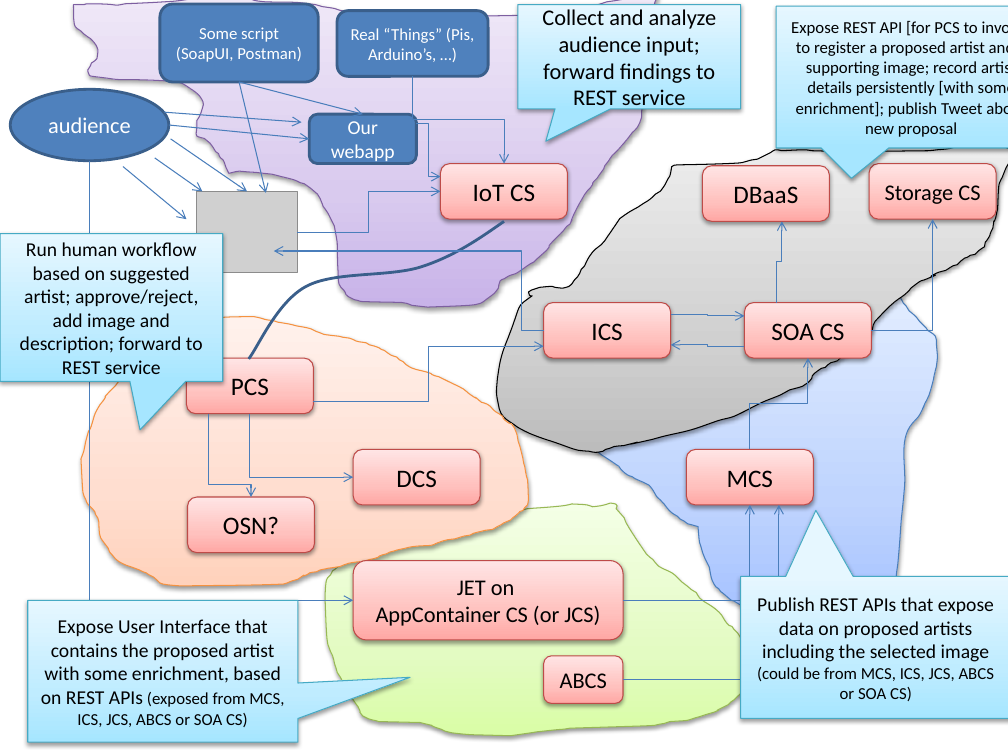
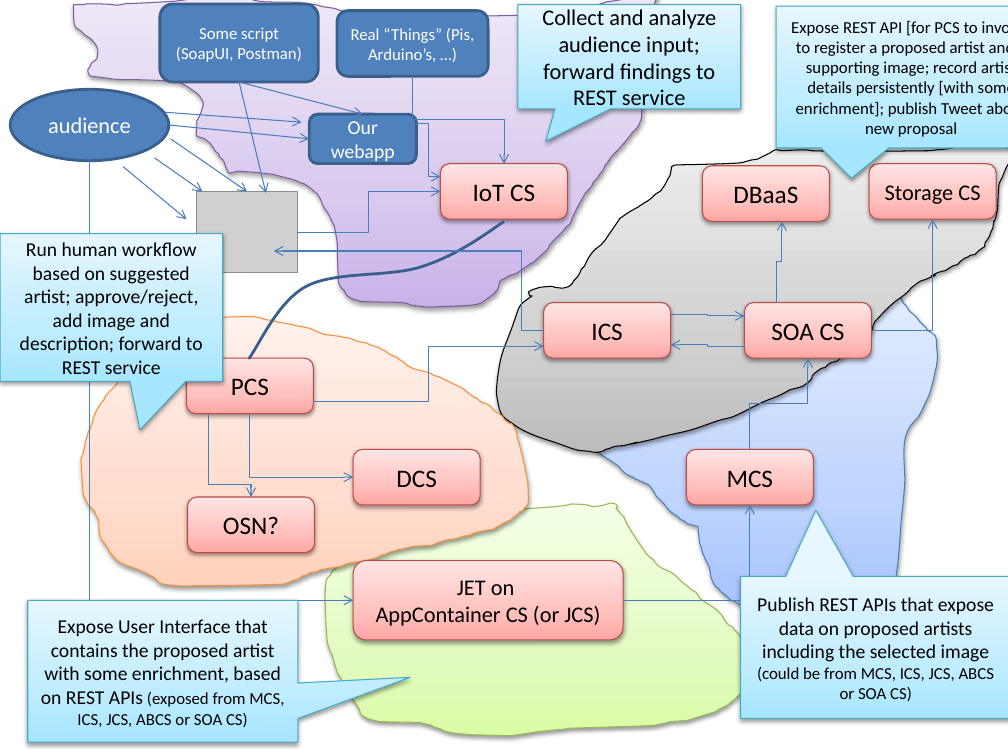
Before and after one commit to lucasjellema/aced-cloud-demo-ofmw2016-valencia, a slide deck: slide 2 of ofmw-forum2016-valencia-demo.pptx. Drawn at 1008x756 pixels with LibreOffice and Linux fonts; fonts in the diff are those of the drawing; grey boxes stand for pictures. Boxes give left, top, right and bottom in pixels: in the first picture for what was removed or moved away, otherwise in the second. Text is boxed around its words. In the diff, an @@ line names an element or a change of style, - is before the commit and + after.

```diff
--- a/ofmw-forum2016-valencia-demo.pptx
+++ b/ofmw-forum2016-valencia-demo.pptx
@@ elbow arrow removed from (623, 679) to (779, 505) @@
@@ rounded rectangle removed at (543,656,623,704) @@
-ABCS
```
Also in this commit, not shown: 2 other slides changed.
